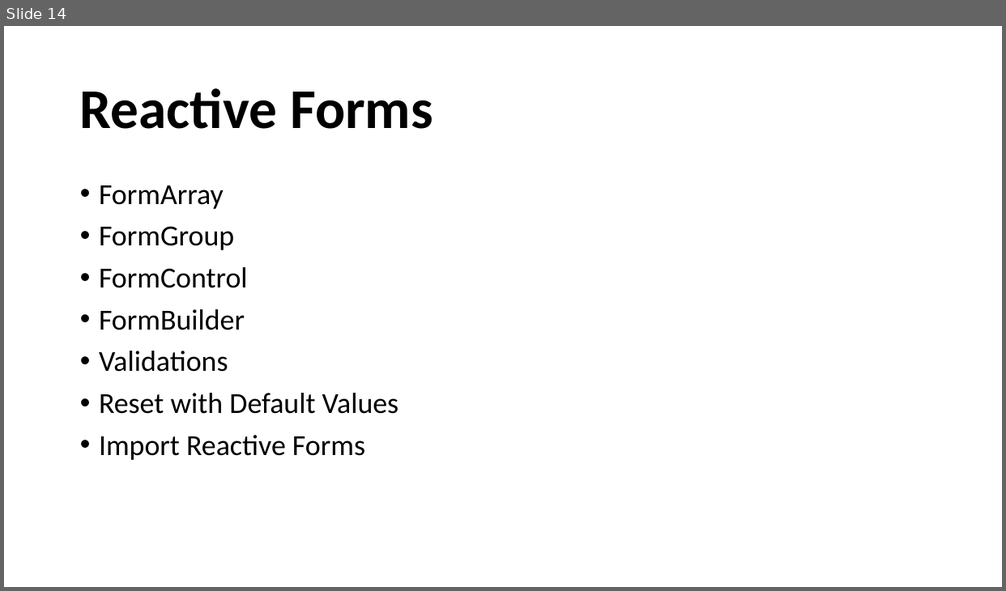
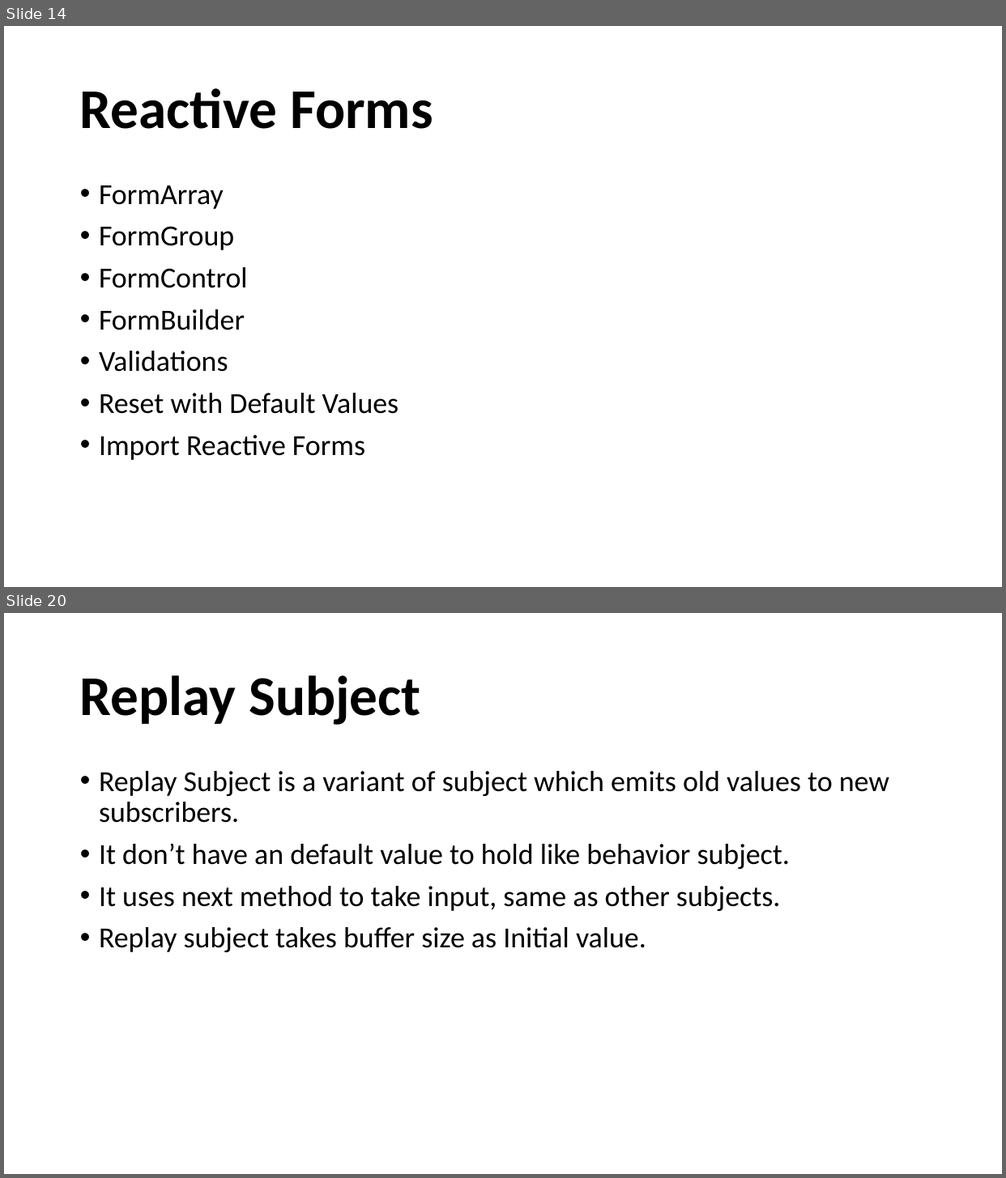
Before and after one commit to raharshi/angular-kh, a slide deck: src/assets/AngularByRaharshi.pptx. Shown one above the other, each under a label of ours: slide 14 before the commit, slides 14 and 20 after it; the slides between them are not shown. The pictures are 1006x591 and 1006x1178 pixels, drawn with LibreOffice and Linux fonts; fonts in the diff are those of the drawing; background and template pictures are left out. Boxes give left, top, right and bottom in pixels: in the first picture for what was removed or moved away, otherwise in the second. Text is boxed around its words. In the diff, an @@ line names an element or a change of style, - is before the commit and + after.

```diff
--- a/src/assets/AngularByRaharshi.pptx
+++ b/src/assets/AngularByRaharshi.pptx
@@ slide 20 added at [4, 613, 1002, 1174], background picture (left out) @@
@@ title added at [80, 675, 420, 725], 54 pt, text #000000, bold @@
+Replay Subject
@@ text added at [99, 771, 889, 952], 28 pt, text #000000 @@
+• Replay Subject is a variant of subject which emits old values to new subscribers.
+• It don’t have an default value to hold like behavior subject.
+• It uses next method to take input, same as other subjects.
+• Replay subject takes buffer size as Initial value.
```
Also in this commit, not shown: 7 other slides added, 1 slide removed, 16 other files.
